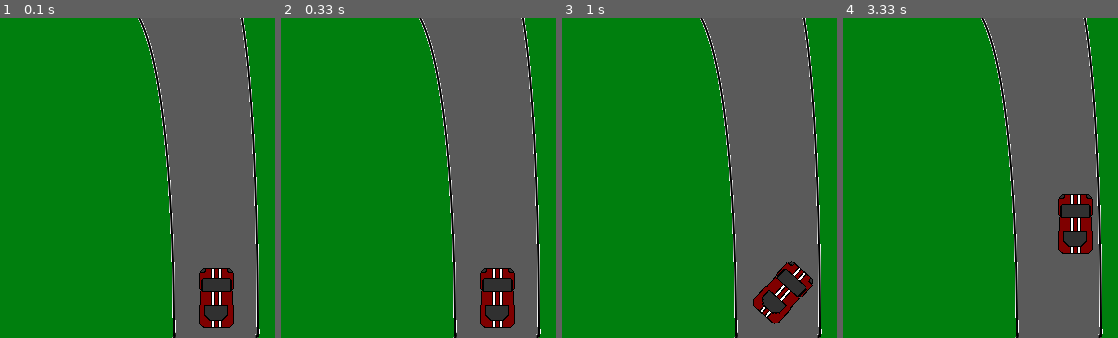
Above: before the commit, frames 1-4 (left to right).
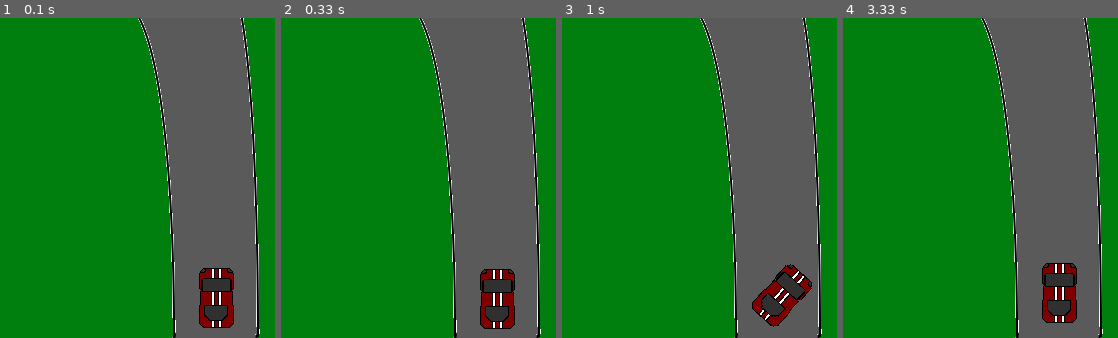
Above: after the commit, the same moments.

Repository: Shteevee/GUTS_Game
Game: pygame game, started from main.py
The game is run twice, just before and just after one commit, with the same random seed, the same clock (stepped at 60 frames per second) and the same inputs.
Inputs:
- Up to frame 1 (0.1 s): no input
- Up to frame 2 (0.33 s): no input
- Up to frame 3 (1 s): hold Right 0.33-0.8 s; hold Up from 0.83 s (still down)
- Up to frame 4 (3.33 s): release Up at 1.13 s; hold Right 1.17-1.63 s; hold Left 1.67-2.2 s; hold Down 2.23-2.53 s; hold Left 2.57-2.97 s; hold Up from 3 s (still down)
The pictures show only the part of the screen within x 50-100%, y 50-100%; the shares and areas given below are measured in that part.

Frame 1 is identical in both runs. In frame 2, 0.4% of the frame differs, in the area x 72-86%, y 78-98%; in frame 3, 1.3%; in frame 4, 4.6%, in the area x 72-91%, y 55-96%.

Commit message:
Car operates good, work beginning on camera

Diff:
--- /dev/null
+++ b/camera.py
@@ -0,0 +1,2 @@
+import pygame, sys, math
+from pygame.locals import *
--- a/car.py
+++ b/car.py
@@ -66,9 +66,13 @@
 
     #Take the angle and speed and move the car
     def move(self, gameMap):
-        if pygame.sprite.collide_mask(self, gameMap) == None:
+        if not pygame.sprite.collide_mask(self, gameMap):
             self.x += -self.speed * math.sin(self.rad)
             self.y += -self.speed * math.cos(self.rad)
+        else:
+            self.x -= -self.speed * math.sin(self.rad)
+            self.y -= -self.speed * math.cos(self.rad)
+            self.speed = -0.1
 
     def updateRight(self, r):
         self.right = r
